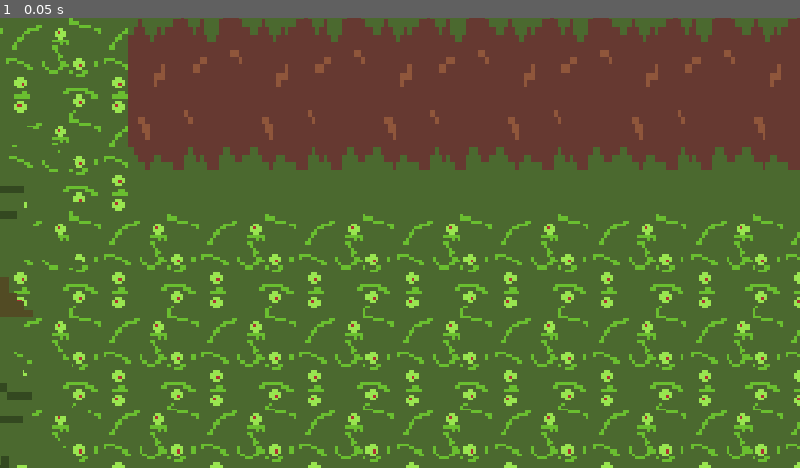
Above: before the commit, frame 1.
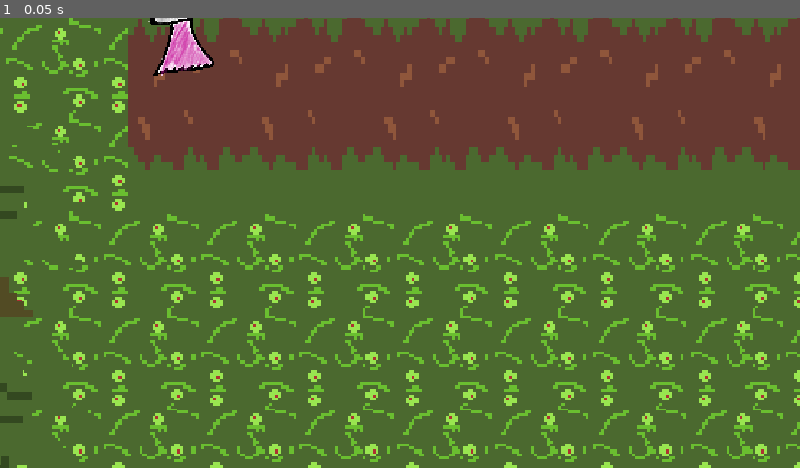
Above: after the commit, the same moment.

Repository: ygrecky/GameJam1
Game: Godot game, scene res://scenes/Levels/Place village.tscn
The game is run twice, just before and just after one commit, with the same random seed, the same clock (stepped at 60 frames per second) and the same inputs. This scene is started directly instead of the project's main scene.
Inputs:
- Up to frame 1 (0.05 s): no input

The runs differ from the first frame. In frame 1, 0.6% of the frame differs, in the area x 18-27%, y 0-13%.
Error in both runs: Invalid access to property or key 'aimant_activé' on a base object of type 'Nil'. (res://scripts/ravin.gd:16)

Commit message:
Update Place village.tscn

Diff:
--- a/scenes/Levels/Place village.tscn
+++ b/scenes/Levels/Place village.tscn
@@ -345,15 +345,16 @@
 position = Vector2(3042, -4353)
 
 [node name="souris_cachée2" parent="." unique_id=223147539 instance=ExtResource("19_cyp12")]
-z_index = 0
-position = Vector2(1817.9999, 1708)
+position = Vector2(3029, -420)
+scale = Vector2(1, 1)
 
 [node name="souris_cachée1" parent="." unique_id=306419214 instance=ExtResource("20_0137w")]
-z_index = 0
-position = Vector2(2555, 259.00003)
+position = Vector2(2409, 711.00006)
+scale = Vector2(1.3, 1.3)
 
 [node name="souris_ev2" parent="." unique_id=478708516 instance=ExtResource("21_f8ss2")]
-position = Vector2(1067, -314)
+position = Vector2(263.00003, -86.99994)
+scale = Vector2(1.3, 1.3)
 
 [node name="Feu" parent="." unique_id=1264664788 instance=ExtResource("21_0137w")]
 position = Vector2(1125, 671)
